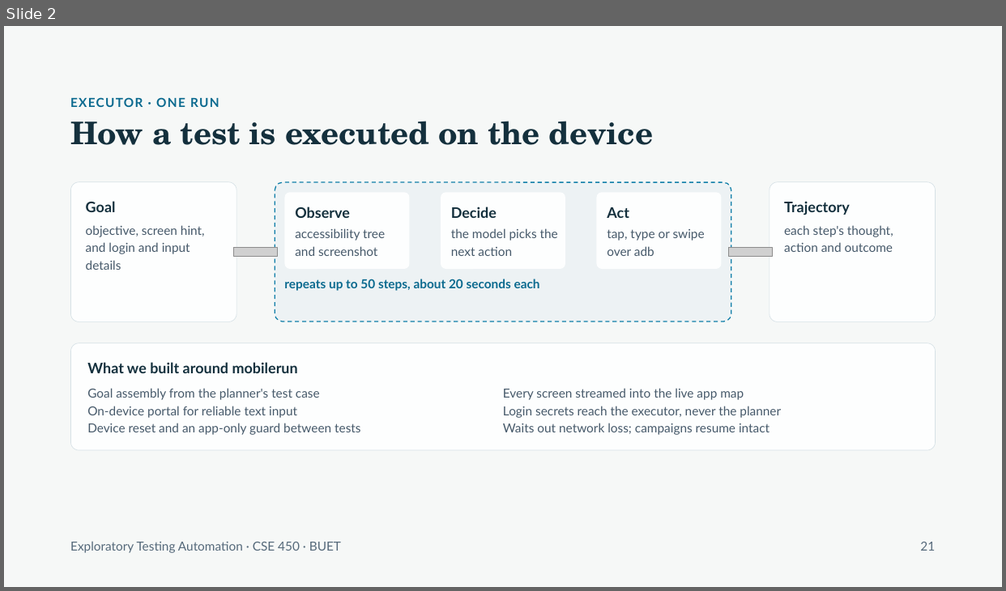
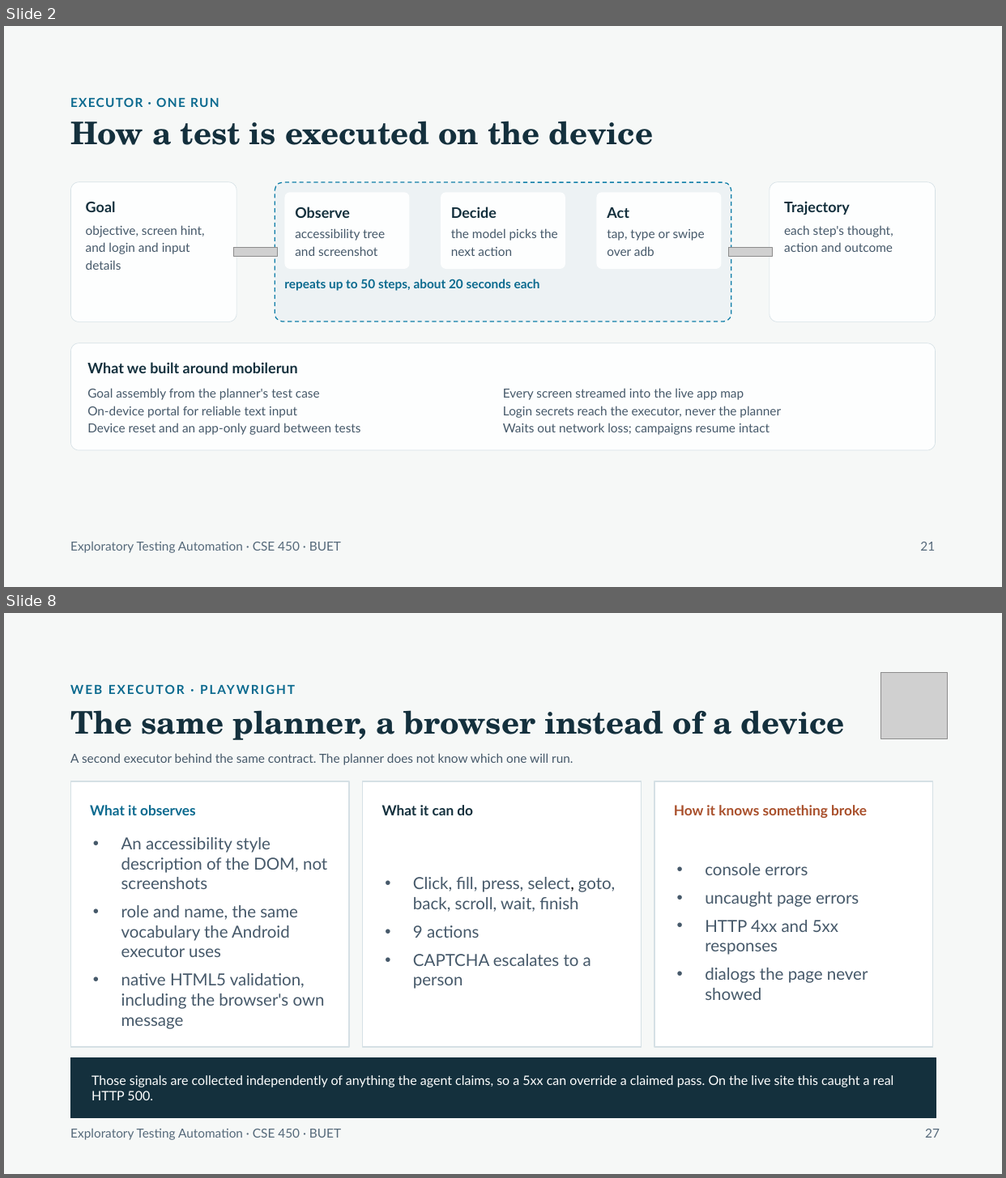
Before and after one commit to raihanrsdV1/Exploratory-Testing-Planner-Agent, a slide deck: presentation/split/3-Jonayed.pptx. Shown one above the other, each under a label of ours: slide 2 before the commit, slides 2 and 8 after it; the slides between them are not shown. The pictures are 1006x591 and 1006x1178 pixels, drawn with LibreOffice and Linux fonts; fonts in the diff are those of the drawing; grey boxes stand for pictures; background and template pictures are left out. Boxes give left, top, right and bottom in pixels: in the first picture for what was removed or moved away, otherwise in the second. Text is boxed around its words. In the diff, an @@ line names an element or a change of style, - is before the commit and + after.

```diff
--- a/presentation/split/3-Jonayed.pptx
+++ b/presentation/split/3-Jonayed.pptx
@@ slide 8 added at (4,613,1002,1174), background #F6F8F7 @@
@@ text added at (70,679,860,699), 12 pt, text #0B6A8F, bold @@
+WEB EXECUTOR · PLAYWRIGHT
@@ picture added at (881,673,948,739) @@
@@ text added at (70,710,845,740), 30 pt, text #14303D, bold @@
+The same planner, a browser instead of a device
@@ text added at (70,753,573,765), 12 pt, text #46596A @@
+A second executor behind the same contract. The planner does not know which one will run.
@@ rectangle added at (70,781,349,1047), fill #FFFFFF, outline #D5E0E5 1 pt @@
@@ rectangle added at (363,781,641,1047), fill #FFFFFF, outline #D5E0E5 1 pt @@
@@ rectangle added at (654,781,933,1047), fill #FFFFFF, outline #D5E0E5 1 pt @@
@@ text added at (90,805,196,815), 13.5 pt, text #0B6A8F, bold @@
+What it observes
@@ text added at (382,805,473,815), 13.5 pt, text #14303D, bold @@
+What it can do
@@ text added at (674,805,867,818), 13.5 pt, text #A9502C, bold @@
+How it knows something broke
@@ text added at (121,837,327,1029), 16 pt, text #46596A @@
+• An accessibility style description of the DOM, not screenshots
+• role and name, the same vocabulary the Android executor uses
+• native HTML5 validation, including the browser's own message
@@ text added at (413,877,615,989), 16 pt, text #46596A @@
+• Click, fill, press, select, goto, back, scroll, wait, finish
+• 9 actions
+• CAPTCHA escalates to a person
@@ text added at (705,863,868,1000), 16 pt, text #46596A @@
+• console errors
+• uncaught page errors
+• HTTP 4xx and 5xx responses
+• dialogs the page never showed
@@ rectangle added at (70,1059,936,1118), fill #14303D, outline #14303D 1 pt @@
@@ text added at (91,1076,894,1101), 12.5 pt, text #FDFEFE @@
+Those signals are collected independently of anything the agent claims, so a 5xx can override a claimed pass. On the live site this caught a real HTTP 500.
@@ text added at (70,1129,341,1140), 12 pt, text #55697A @@
+Exploratory Testing Automation · CSE 450 · BUET
@@ text added at (925,1129,940,1138), 12 pt, text #55697A @@
+27
```
Also in this commit, not shown: 4 slides changed, 3 other slides added, 2 other files.
